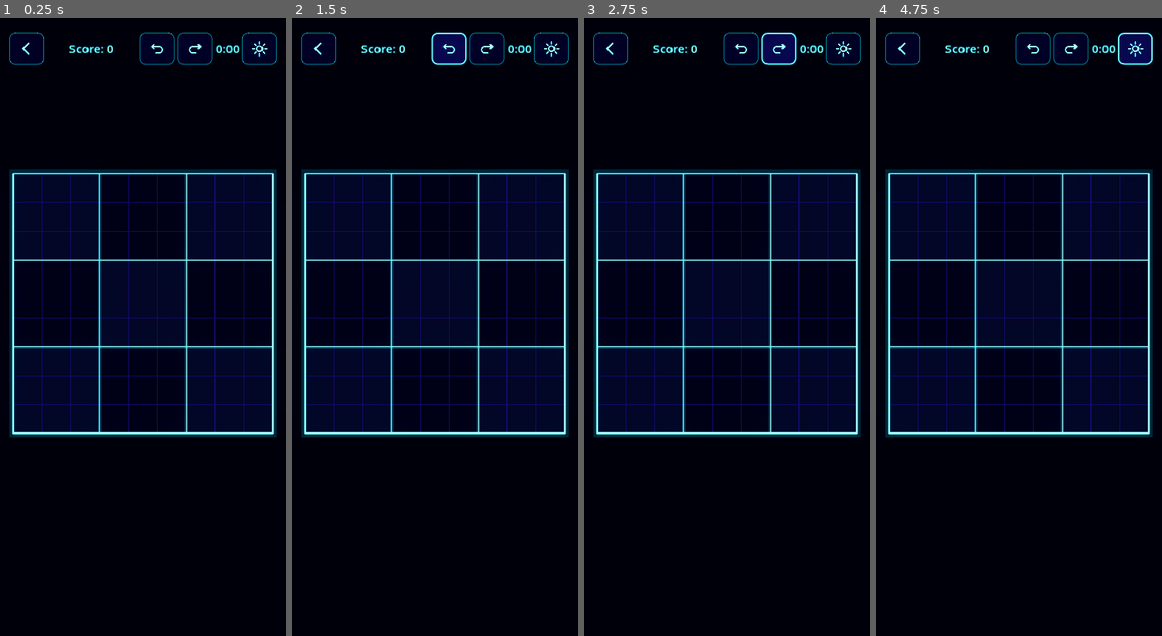
Above: before the commit, frames 1-4 (left to right).
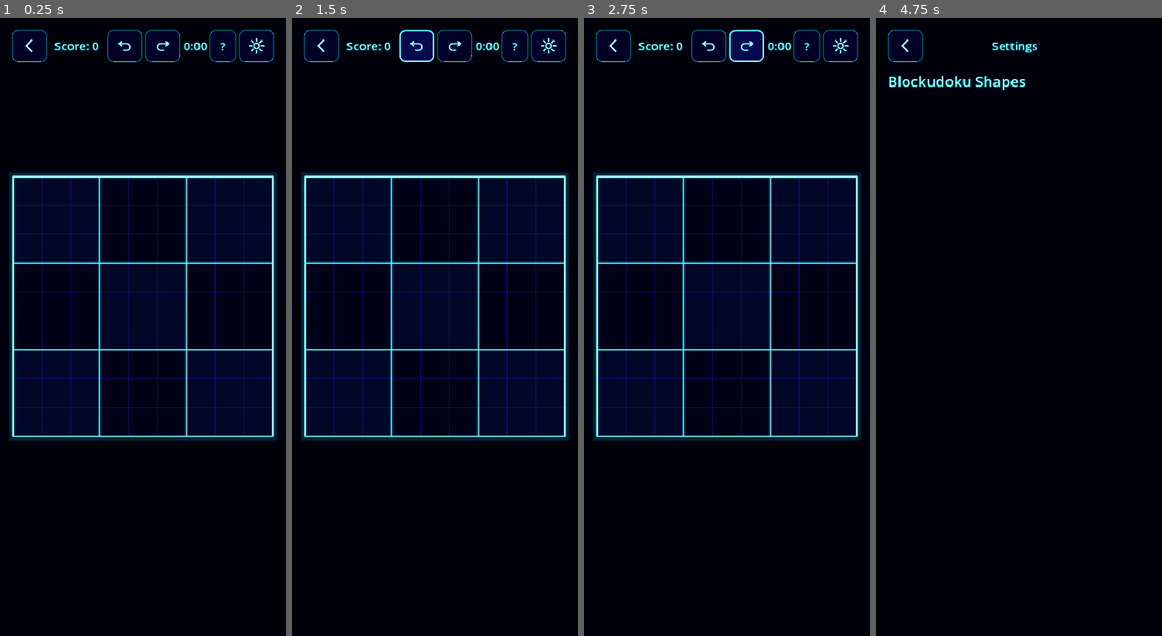
Above: after the commit, the same moments.

Repository: mchambers-mojang/sweet-vinegar-games
Game: Godot game, scene res://scenes/blockudoku_game.tscn
The game is run twice, just before and just after one commit, with the same random seed, the same clock (stepped at 60 frames per second) and the same inputs. This scene is started directly instead of the project's main scene.
Inputs (mouse positions are in pixels of both pictures, inside the frame that each line leads up to; where the layout moved, square brackets give the same spot in the first picture):
- Up to frame 1 (0.25 s): no input
- Up to frame 2 (1.5 s): click (320, 48) [317, 48] at 0.5 s; click (417, 48) [449, 48] at 1.25 s
- Up to frame 3 (2.75 s): click (747, 48) [778, 48] at 2 s
- Up to frame 4 (4.75 s): click (1099, 48) at 2.75 s, where only the run after the commit has a clickable "?"; click (1019, 450) at 3.5 s, where only the run after the commit has a clickable "Got it"; click (1133, 48) [1136, 48] at 4.25 s

The runs differ from the first frame. In frame 1, 8.0% of the frame differs, in the area x 3-97%, y 1-69%; in frame 2, 8.4%; in frame 3, 8.3%; in frame 4, 28%, in the area x 3-98%, y 1-68%.
Error before the commit: Parse Error: Identifier "available_blocks" not declared in the current scope. (res://scripts/blockudoku/blockudoku_game_screen.gd:55)
Error after the commit: Invalid access to property or key 'is_game_over' on a base object of type 'Nil'. (res://scripts/blockudoku/blockudoku_game_screen.gd:681)

Commit message:
Complete game screen wiring: delegate all state and logic to BlockudokuLogic

Diff:
--- a/scripts/blockudoku/blockudoku_game_screen.gd
+++ b/scripts/blockudoku/blockudoku_game_screen.gd
@@ -52,23 +52,23 @@
 
 
 func _is_initialized() -> bool:
-	return not available_blocks.is_empty()
+	return logic != null and not logic.available_blocks.is_empty()
 
 
 func _is_completed() -> bool:
-	return is_game_over
+	return logic != null and logic.is_game_over
 
 
 func _serialize_state() -> Dictionary:
 	return {
-		"score": score,
-		"turns": turns,
-		"combo_count": combo_count,
+		"score": logic.score,
+		"turns": logic.turns,
+		"combo_count": logic.combo_count,
 		"new_best_shown": _new_best_shown,
 		"elapsed_time": elapsed_time,
 		"board_state": board.get_state(),
-		"available_blocks": _serialize_blocks(available_blocks),
-		"blocks_placed_this_set": blocks_placed_this_set,
+		"available_blocks": _serialize_blocks(logic.available_blocks),
+		"blocks_placed_this_set": logic.blocks_placed_this_set,
 		"random_seed": random_seed,
 		"rng_state": _rng.state,
 		"replay_id": replay_id,
@@ -82,13 +82,13 @@
 func _get_crash_state() -> Dictionary:
 	return {
 		"game": "blockudoku",
-		"score": score,
-		"turns": turns,
-		"combo_count": combo_count,
+		"score": logic.score,
+		"turns": logic.turns,
+		"combo_count": logic.combo_count,
 		"elapsed_time": elapsed_time,
-		"is_game_over": is_game_over,
-		"blocks_placed_this_set": blocks_placed_this_set,
-		"available_block_count": available_blocks.size(),
+		"is_game_over": logic.is_game_over,
+		"blocks_placed_this_set": logic.blocks_placed_this_set,
+		"available_block_count": logic.available_blocks.size(),
 	}
 
 
@@ -103,22 +103,14 @@
 
 
 func start_new_game() -> void:
-	score = 0
-	turns = 0
-	combo_count = 0
 	_new_best_shown = false
-	is_game_over = false
 	undo_stack.clear()
 	redo_stack.clear()
 	begin_session()
 
 
 func resume_game(data: Dictionary) -> void:
-	score = data.get("score", 0)
-	turns = data.get("turns", 0)
-	combo_count = data.get("combo_count", 0)
 	_new_best_shown = data.get("new_best_shown", false)
-	is_game_over = false
 	undo_stack.clear()
 	redo_stack.clear()
 	begin_session(data)
@@ -127,7 +119,7 @@
 # --- Session ceremony hooks ---
 
 func _should_tick_timer() -> bool:
-	return not is_game_over
+	return logic != null and not logic.is_game_over
 
 
 func _get_resume_crash_params(saved_data: Dictionary) -> Dictionary:
@@ -137,7 +129,7 @@
 func _get_initial_state() -> Dictionary:
 	return {
 		"board_state": board.get_state(),
-		"available_blocks": _serialize_blocks(available_blocks),
+		"available_blocks": _serialize_blocks(logic.available_blocks),
 	}
 
 
@@ -149,6 +141,8 @@
 
 
 func _setup_game(saved_data: Dictionary) -> void:
+	var rotation_mode: bool = GameRulesRegistry.get_rule("blockudoku", "rotation_mode")
+	logic = BlockudokuLogic.new(rotation_mode)
 	if saved_data.is_empty():
 		_rng.seed = random_seed
 		board.reset()
@@ -160,9 +154,19 @@
 		_rng.seed = random_seed
 		if saved_data.has("rng_state"):
 			_rng.state = int(saved_data.get("rng_state", 0))
-		board.set_state(saved_data.get("board_state", {}))
-		available_blocks = _deserialize_blocks(saved_data.get("available_blocks", []))
-		blocks_placed_this_set = saved_data.get("blocks_placed_this_set", 0)
+		var board_state: Dictionary = saved_data.get("board_state", {})
+		board.set_state(board_state)
+		# Build logic state from saved data — board_grid comes from board_state
+		var logic_state := {
+			"board_grid": board_state.get("grid", []),
+			"score": saved_data.get("score", 0),
+			"turns": saved_data.get("turns", 0),
+			"combo_count": saved_data.get("combo_count", 0),
+			"is_game_over": false,
+			"available_blocks": saved_data.get("available_blocks", []),
+			"blocks_placed_this_set": saved_data.get("blocks_placed_this_set", 0),
+		}
+		logic.set_state(logic_state)
 		_build_tray()
 		_update_score_display()
 		_update_undo_redo_buttons()
@@ -177,10 +181,10 @@
 
 
 func _deal_new_blocks() -> void:
-	available_blocks = BlockudokuShapes.pick_random(BLOCKS_PER_SET, _rng)
-	for i in available_blocks.size():
-		available_blocks[i] = BlockudokuShapes.normalize(available_blocks[i])
-	blocks_placed_this_set = 0
+	var new_shapes: Array[Array] = BlockudokuShapes.pick_random(BLOCKS_PER_SET, _rng)
+	for i in new_shapes.size():
+		new_shapes[i] = BlockudokuShapes.normalize(new_shapes[i])
+	logic.deal_blocks(new_shapes)
 	_build_tray()
 
 
@@ -193,7 +197,7 @@
 	var cell_px := 20.0
 	var tray_height := block_tray.custom_minimum_size.y
 
-	for i in available_blocks.size():
+	for i in logic.available_blocks.size():
 		var panel := _create_block_panel(i, tray_height)
 		block_tray.add_child(panel)
 		_tray_panels.append(panel)
@@ -208,9 +212,9 @@
 
 	# Draw function
 	panel.draw.connect(func() -> void:
-		if index >= available_blocks.size():
+		if logic == null or index >= logic.available_blocks.size():
 			return
-		var s: Array = available_blocks[index]
+		var s: Array = logic.available_blocks[index]
 		var b := BlockudokuShapes.get_bounds(s)
 		var cpx := minf((panel.size.x - 8) / b.x, (panel.size.y - 8) / b.y)
 		cpx = minf(cpx, 24.0)
@@ -224,7 +228,7 @@
 
 	# Input handling for drag
 	panel.gui_input.connect(func(event: InputEvent) -> void:
-		if is_game_over or board.is_clear_animating:
+		if logic == null or logic.is_game_over or board.is_clear_animating:
 			return
 		if event is InputEventMouseButton:
 			var mb := event as InputEventMouseButton
@@ -253,7 +257,7 @@
 		return
 	_dragging = true
 	_drag_block_index = index
-	_drag_shape = available_blocks[index]
+	_drag_shape = logic.available_blocks[index].duplicate()
 	_drag_screen_pos = screen_pos
 	_drag_start_screen_pos = screen_pos
 	_drag_moved = false
@@ -322,15 +326,16 @@
 
 	board.clear_preview()
 
-	if GameRulesRegistry.get_rule("blockudoku", "rotation_mode") and not _drag_moved and _drag_block_index >= 0 and _drag_block_index < available_blocks.size():
-		var shape: Array = available_blocks[_drag_block_index]
+	# Tap = rotate (when rotation mode enabled)
+	if logic.rotation_mode and not _drag_moved and _drag_block_index >= 0 and _drag_block_index < logic.available_blocks.size():
+		var shape: Array = logic.available_blocks[_drag_block_index]
 		if shape.size() > 0:
-			var rotated_shape: Array = BlockudokuShapes.rotate_clockwise(shape)
+			logic.apply_rotation(_drag_block_index)
+			var rotated_shape: Array = logic.available_blocks[_drag_block_index]
 			ReplayManager.record_input(elapsed_time, "piece_rotated", {
 				"tray_index": _drag_block_index,
 				"shape": _serialize_shape(rotated_shape),
 			})
-			available_blocks[_drag_block_index] = rotated_shape
 			if _drag_block_index < _tray_panels.size():
 				_tray_panels[_drag_block_index].queue_redraw()
 			_save_current_state()
@@ -338,8 +343,13 @@
 		_drag_shape = []
 		return
 
-	if board.can_place(_drag_shape, grid_pos.x, grid_pos.y):
-		var before_state := _capture_move_state()
+	# Capture state before mutation so undo can restore it
+	var before_state := _capture_move_state()
+
+	# Attempt placement via the logic module (validates + mutates logic board_grid)
+	var place_result := logic.try_place(_drag_block_index, grid_pos)
+
+	if place_result.valid:
 		ReplayManager.record_input(elapsed_time, "piece_placed", {
 			"tray_index": _drag_block_index,
 			"grid_x": grid_pos.x,
@@ -377,97 +387,66 @@
 			# Light screen shake
 			NeonFxManager.screen_shake(3.0, 0.1)
 
-		# Remove from available blocks
-		available_blocks[_drag_block_index] = []
-		blocks_placed_this_set += 1
-
 		# Hide the tray panel
 		if _drag_block_index < _tray_panels.size():
 			_tray_panels[_drag_block_index].visible = false
 
-		# Score placement
-		var shape_size := _drag_shape.size()
-		score += shape_size
-		turns += 1
 		AnalyticsManager.log_event("piece_placed", {
 			"game": "blockudoku",
-			"turn": turns,
-			"cells": shape_size,
+			"turn": logic.turns,
+			"cells": place_result.cells_placed,
 			"x": grid_pos.x,
 			"y": grid_pos.y,
 		})
 
-		# Check for clears
-		var result := board.check_and_clear()
-		var cleared: int = result["cleared"]
-		var lines: int = result["lines"]
-		var boxes: int = result["boxes"]
-
-		if cleared > 0:
-			# Combo tracking
-			combo_count += 1
-			var combo_bonus := 0
-			if combo_count > 1:
-				combo_bonus = combo_count * 10
-				if lines + boxes >= 2:
-					_pulse_board_for_combo(combo_count)
+		# Visual clear animation (board.check_and_clear handles its own neon fx)
+		board.check_and_clear()
+
+		if place_result.total_cells_cleared > 0:
+			if place_result.combo > 1:
+				if place_result.lines_cleared + place_result.boxes_cleared >= 2:
+					_pulse_board_for_combo(place_result.combo)
 				# Scale shockwave with combo
 				if AppTheme.is_neon:
 					var combo_center := origin + Vector2(cell_size * 4.5, cell_size * 4.5)
-					var combo_amp := minf(0.5 + combo_count * 0.3, 2.0)
-					NeonRing.create(board, combo_center, Color(2.0, 0.3, 1.8), cell_size * (4.0 + combo_count), 0.4, combo_amp)
-			# Scoring: 10 per line/box cleared + combo bonus
-			var clear_score := (lines + boxes) * 18 + cleared + combo_bonus
-			score += clear_score
-			GameStatsManager.increment_counter("blockudoku", "total_clears", lines + boxes)
-			AchievementManager.track_blockudoku_clear(lines + boxes)
-			AchievementManager.track_blockudoku_combo(combo_count)
+					var combo_amp := minf(0.5 + place_result.combo * 0.3, 2.0)
+					NeonRing.create(board, combo_center, Color(2.0, 0.3, 1.8), cell_size * (4.0 + place_result.combo), 0.4, combo_amp)
+			GameStatsManager.increment_counter("blockudoku", "total_clears", place_result.lines_cleared + place_result.boxes_cleared)
+			AchievementManager.track_blockudoku_clear(place_result.lines_cleared + place_result.boxes_cleared)
+			AchievementManager.track_blockudoku_combo(place_result.combo)
 			AnalyticsManager.log_event("line_cleared", {
 				"game": "blockudoku",
-				"cleared": cleared,
-				"lines": lines,
-				"boxes": boxes,
+				"cleared": place_result.total_cells_cleared,
+				"lines": place_result.lines_cleared,
+				"boxes": place_result.boxes_cleared,
 			})
-			if combo_count > 1:
+			if place_result.combo > 1:
 				AnalyticsManager.log_event("combo", {
 					"game": "blockudoku",
-					"combo": combo_count,
-					"bonus": combo_bonus,
+					"combo": place_result.combo,
+					"bonus": place_result.combo_bonus,
 				})
 			SoundManager.play_win()
 			HapticManager.vibrate_medium()
 
 			# Show combo/multi-clear celebration text
-			_show_combo_text(lines + boxes, combo_count)
-		else:
-			combo_count = 0
+			_show_combo_text(place_result.lines_cleared + place_result.boxes_cleared, place_result.combo)
 
 		_check_for_new_best()
 		_update_score_display()
 
-		# Check if we need new blocks
-		if blocks_placed_this_set >= BLOCKS_PER_SET:
+		# Deal new blocks if needed
+		if place_result.new_blocks_dealt:
 			_deal_new_blocks()
 
-		# Check game over (consider rotations if rotation mode is enabled)
-		var remaining_shapes: Array = []
-		for shape in available_blocks:
-			if shape.size() > 0:
-				remaining_shapes.append(shape)
+		# Game-over check (logic.can_any_piece_fit() when we just dealt; otherwise use result flag)
 		redo_stack.clear()
-		var has_valid_move := false
-		if GameRulesRegistry.get_rule("blockudoku", "rotation_mode"):
-			for shape in remaining_shapes:
-				var rotated: Array = shape
-				for _rot in 4:
-					if board.has_valid_placement([rotated]):
-						has_valid_move = true
-						break
-					rotated = BlockudokuShapes.rotate_clockwise(rotated)
-				if has_valid_move:
-					break
+		var has_valid_move: bool
+		if place_result.new_blocks_dealt:
+			has_valid_move = logic.can_any_piece_fit()
 		else:
-			has_valid_move = board.has_valid_placement(remaining_shapes)
+			has_valid_move = not place_result.game_over
+
 		if not has_valid_move:
 			if board.is_clear_animating:
 				# Wait for clear animation to finish before showing game over
@@ -517,24 +496,24 @@
 	pulse_down.set_ease(Tween.EASE_IN)
 
 func _handle_game_over() -> void:
-	CrashReporter.register_user_action("blockudoku_game_over", {"score": score, "turns": turns})
-	is_game_over = true
-	ReplayManager.finish_session("game_over", score, elapsed_time, {
-		"turns": turns,
+	CrashReporter.register_user_action("blockudoku_game_over", {"score": logic.score, "turns": logic.turns})
+	logic.is_game_over = true
+	ReplayManager.finish_session("game_over", logic.score, elapsed_time, {
+		"turns": logic.turns,
 		"board_state": board.get_state(),
 	})
 	_update_undo_redo_buttons()
-	_record_blockudoku_game_over(score, turns)
-	AchievementManager.track_blockudoku_game_played(score)
+	_record_blockudoku_game_over(logic.score, logic.turns)
+	AchievementManager.track_blockudoku_game_played(logic.score)
 	AchievementManager.track_streak_broken()
 	AnalyticsManager.log_event("game_over", {
 		"game": "blockudoku",
 		"won": false,
 		"ended_reason": "no_valid_moves",
-		"score": score,
-		"turns": turns,
+		"score": logic.score,
+		"turns": logic.turns,
 		"elapsed_time": elapsed_time,
-		"combo_count": combo_count,
+		"combo_count": logic.combo_count,
 	})
 	clear_save()
 	HapticManager.vibrate_success()
@@ -614,7 +593,7 @@
 func _show_game_over_dialog() -> void:
 	var dialog := AcceptDialog.new()
 	dialog.title = "Game Over"
-	dialog.dialog_text = "Score: %d\nTurns: %d" % [score, turns]
+	dialog.dialog_text = "Score: %d\nTurns: %d" % [logic.score, logic.turns]
 	dialog.ok_button_text = "Play Again"
 	dialog.add_button("Menu", true, "menu")
 	dialog.add_button("Save Replay", true, "bookmark")
@@ -685,7 +664,7 @@
 	if _new_best_shown:
 		return
 	var high: int = GameStatsManager.get_counter("blockudoku", "high_score")
-	if score <= high:
+	if logic.score <= high:
 		return
 	_new_best_shown = true
 
@@ -699,9 +678,9 @@
 
 func _on_back() -> void:
 	CrashReporter.register_user_action("blockudoku_back_to_menu")
-	if not is_game_over:
-		ReplayManager.finish_session("abandoned", score, elapsed_time, {
-			"turns": turns,
+	if not logic.is_game_over:
+		ReplayManager.finish_session("abandoned", logic.score, elapsed_time, {
+			"turns": logic.turns,
 			"board_state": board.get_state(),
 		})
 		AchievementManager.track_streak_broken()
@@ -710,11 +689,11 @@
 
 
 func _update_score_display() -> void:
-	score_label.text = "Score: %d" % score
+	score_label.text = "Score: %d" % logic.score
 
 
 func _on_undo_pressed() -> void:
-	if is_game_over:
+	if logic.is_game_over:
 		return
 	if undo_stack.is_empty():
 		return
@@ -726,7 +705,7 @@
 
 
 func _on_redo_pressed() -> void:
-	if is_game_over:
+	if logic.is_game_over:
 		return
 	if redo_stack.is_empty():
 		return
@@ -738,29 +717,21 @@
 
 
 func _update_undo_redo_buttons() -> void:
-	undo_button.disabled = is_game_over or undo_stack.is_empty()
-	redo_button.disabled = is_game_over or redo_stack.is_empty()
+	undo_button.disabled = logic.is_game_over or undo_stack.is_empty()
+	redo_button.disabled = logic.is_game_over or redo_stack.is_empty()
 
 
 func _capture_move_state() -> Dictionary:
 	return {
-		"score": score,
-		"turns": turns,
-		"combo_count": combo_count,
-		"board_state": board.get_state(),
-		"available_blocks": _serialize_blocks(available_blocks),
-		"blocks_placed_this_set": blocks_placed_this_set,
+		"logic_state": logic.get_state(),
+		"board_visual": board.get_state(),
 		"rng_state": _rng.state,
 	}
 
 
 func _apply_move_state(state: Dictionary) -> void:
-	score = state.get("score", score)
-	turns = state.get("turns", turns)
-	combo_count = state.get("combo_count", combo_count)
-	board.set_state(state.get("board_state", board.get_state()))
-	available_blocks = _deserialize_blocks(state.get("available_blocks", []))
-	blocks_placed_this_set = state.get("blocks_placed_this_set", blocks_placed_this_set)
+	logic.set_state(state.get("logic_state", {}))
+	board.set_state(state.get("board_visual", {}))
 	if state.has("rng_state"):
 		_rng.state = state.get("rng_state")
 	_build_tray()
